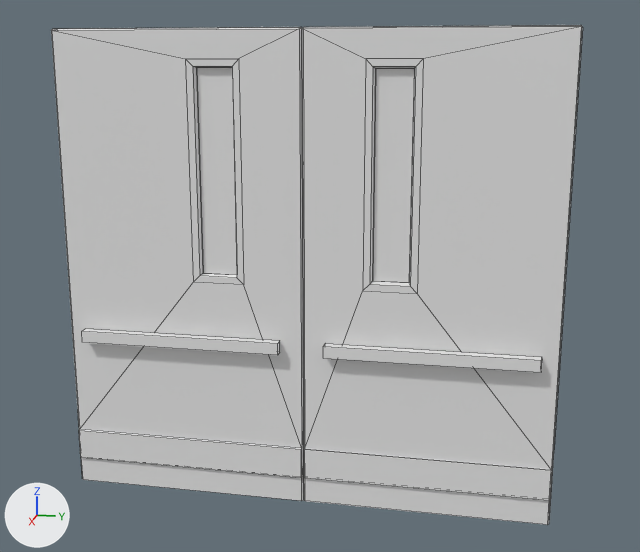
One commit to the FBX model ECOE sim/Assets/Art/Environment/Architecture_Modular.fbx: the scene before it, then after it.
Rendered twice from a 50 mm lens placed at (3.66, 0.8, 1.98), pointed at (0.0, 0.07, 1.06). Arrows for +X, +Y and +Z are at lower left; the lights stay in place. The first picture is the older version. Mesh edges are drawn as thin lines. The same objects are shown in both versions, whatever each file hides. Where no turn or scale is listed for an object, it has been applied to the vertices.

Objects in the first picture: 'DoorExit'.
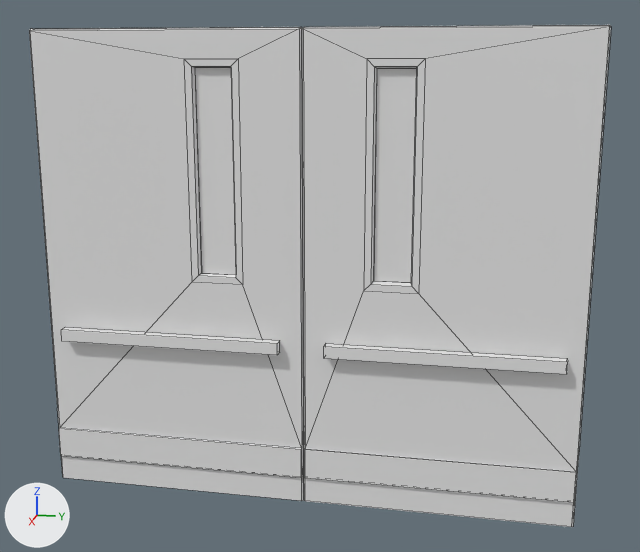
What differs and where, as boxes [x1, y1, x2, y2] in the pictures (640 x 552 px):
'DoorExit', reshaped (9% wider)
    before: [51, 25, 583, 525]
    after: [29, 25, 611, 527]

Diff of the bpy script that builds the scene:
```diff
--- a/ECOE sim/Assets/Art/Environment/Architecture_Modular.fbx.py
+++ b/ECOE sim/Assets/Art/Environment/Architecture_Modular.fbx.py
@@ me_cube_036 @@
 # used by ob_doorexit; location = (0.0, 0.0, 0.0)
-me_cube_036.from_pydata(...)  # 166 vertices, 148 faces; spans x -0.04..0.07, y -1.1..1.1, z 0.0..2.1
+me_cube_036.from_pydata(...)  # 166 vertices, 137 faces; spans x -0.04..0.07, y -1.2..1.2, z 0.0..2.1
+# me_cube_036 part 1
+# 2 vertices are removed from x -0.02..0.02, y -1.1, z 2.09
+# 12 faces are deleted
+# 28 vertices in x -0.04..0.07, y 1.02..1.1, z 0.0..2.1 move by (0.0, 0.1, 0.0)
+# 26 vertices in x -0.04..0.07, y -1.1..-1.02, z 0.0..2.1 move by (0.0, -0.1, 0.0)
+# 4 vertices in x -0.03..0.03, y 0.46, z 1.04..1.95 move by (0.0, 0.01, 0.0)
+# 4 vertices in x -0.03..0.03, y -0.46, z 1.04..1.95 move by (0.0, -0.01, 0.0)
+# 16 vertices move within x -0.03..0.03, y -0.5..0.5, z 1.01..1.98
+# 2 vertices are added at (-0.02, -1.2, 2.09), (0.02, -1.2, 2.09)
+# 1 new face joins them
```
